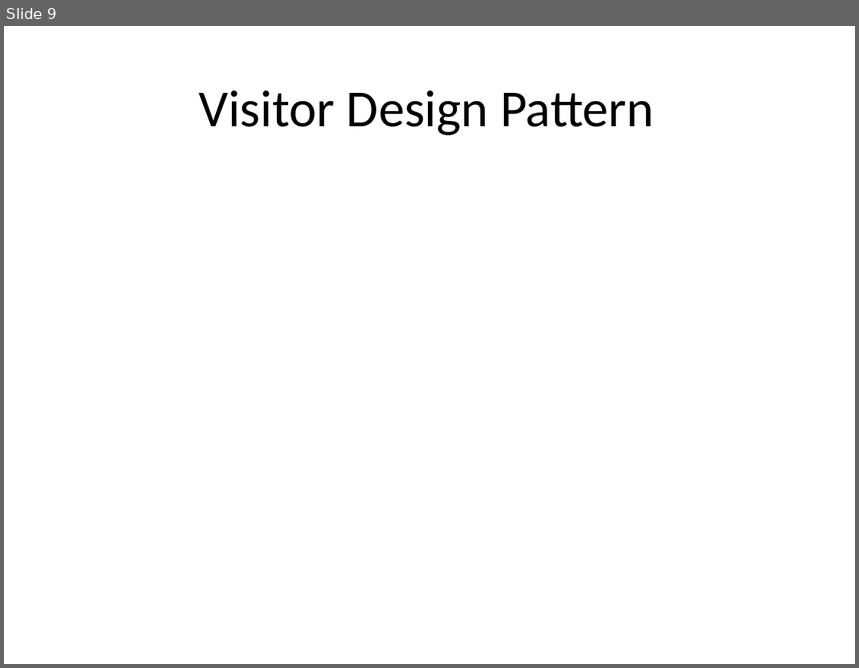
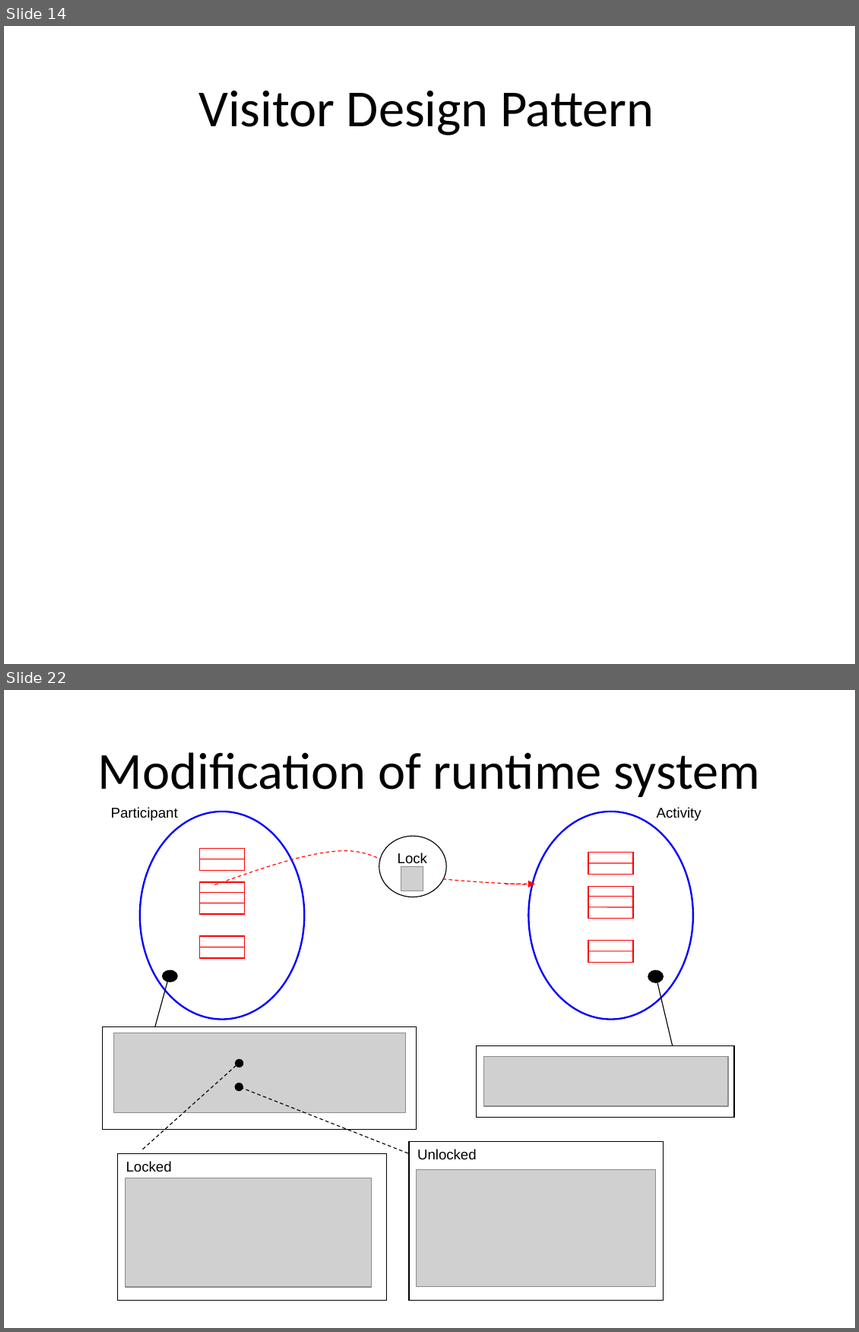
Before and after one commit to isurup/kalle-martin-group, a slide deck: SSE2/slides/1 Analysis.ppt. Shown one above the other, each under a label of ours: slide 9 before the commit, slides 14 and 22 after it; the slides between them are not shown. The pictures are 859x668 and 859x1332 pixels, drawn with LibreOffice and Linux fonts; fonts in the diff are those of the drawing; grey boxes stand for pictures. Boxes give left, top, right and bottom in pixels: in the first picture for what was removed or moved away, otherwise in the second. Text is boxed around its words. In the diff, an @@ line names an element or a change of style, - is before the commit and + after.

```diff
--- a/SSE2/slides/1 Analysis.ppt
+++ b/SSE2/slides/1 Analysis.ppt
@@ slide 22 added at [4,690,855,1328], background #FFFFFF @@
@@ title added at [98,752,760,797], 44 pt, text #000000 @@
+Modification of runtime system
@@ group added at [103,807,734,1301]: 12 rectangles, 12 lines, 7 ellipses, 5 pictures, 2 texts, 1 freeform shape, 1 arrow @@
+Activity
+Participant
+Lock
+Locked
+Unlocked
@@ what was slide 9 is now slide 14 @@
```
Also in this commit, not shown: 14 other slides added.
